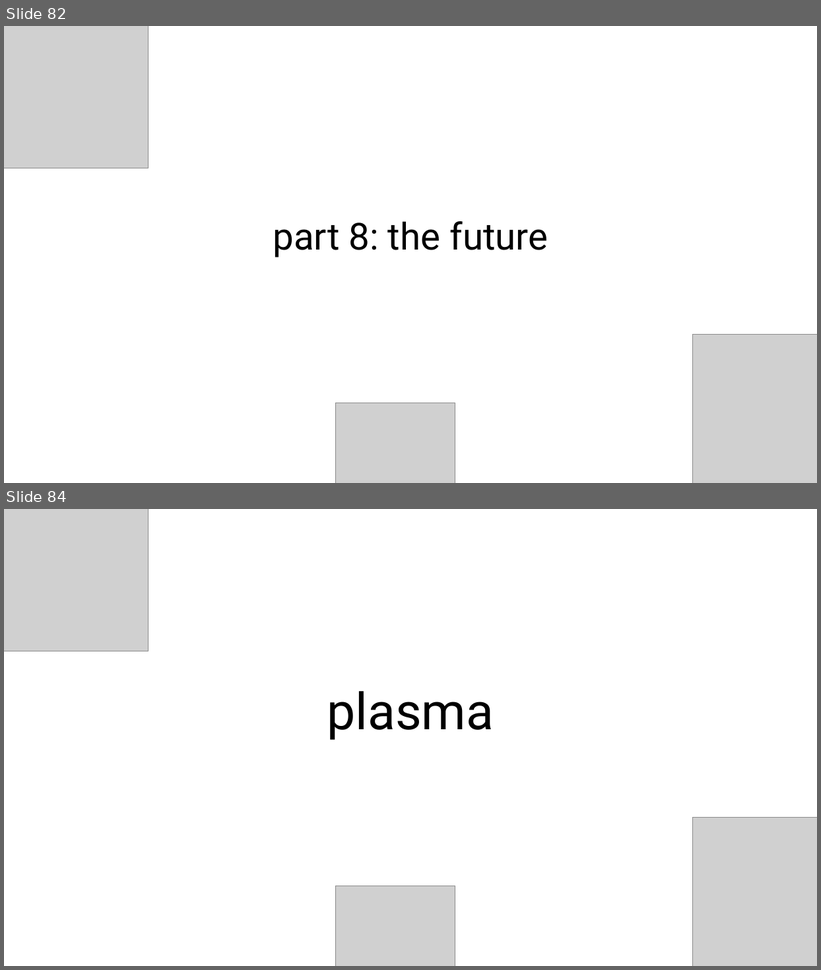
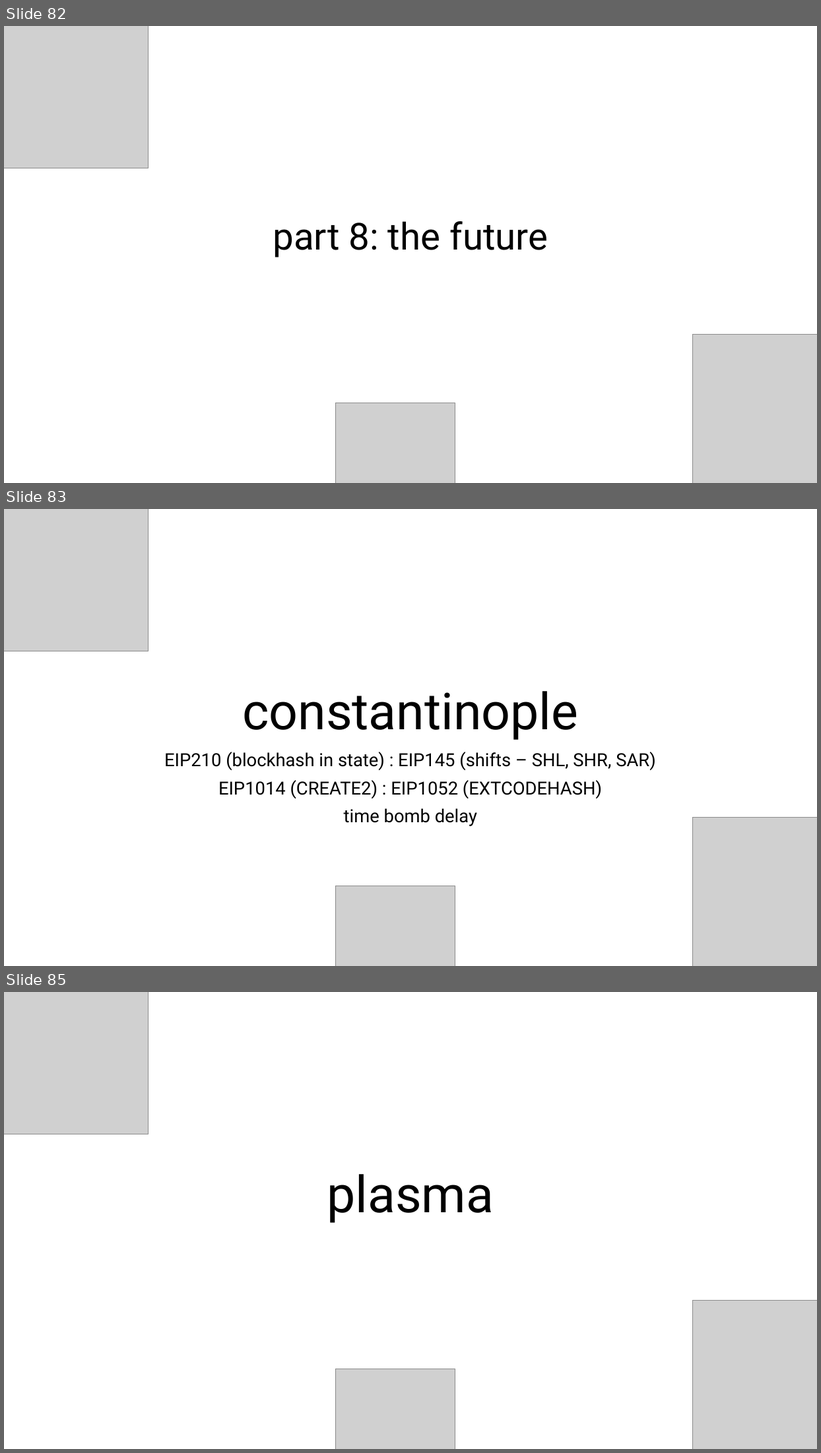
Before and after one commit to StateProof/nethermind, a slide deck: src/Nethermind/Workshop.pptx. Shown one above the other, each under a label of ours: slides 82 and 84 before the commit, slides 82, 83 and 85 after it; the slides between them are not shown. The pictures are 821x970 and 821x1453 pixels, drawn with LibreOffice and Linux fonts; fonts in the diff are those of the drawing; grey boxes stand for pictures. Boxes give left, top, right and bottom in pixels: in the first picture for what was removed or moved away, otherwise in the second. Text is boxed around its words. In the diff, an @@ line names an element or a change of style, - is before the commit and + after.

Commit message:
constantinople

```diff
--- a/src/Nethermind/Workshop.pptx
+++ b/src/Nethermind/Workshop.pptx
@@ slide 83 added at bbox=[4, 509, 817, 966], background #FFFFFF @@
@@ picture added at bbox=[4, 509, 148, 652] @@
@@ title added at bbox=[242, 691, 578, 740], 90 pt, text #000000 @@
+constantinople
@@ subtitle added at bbox=[164, 752, 656, 826], 32 pt, text #000000 @@
+EIP210 (blockhash in state) : EIP145 (shifts – SHL, SHR, SAR)
+EIP1014 (CREATE2) : EIP1052 (EXTCODEHASH)
+time bomb delay
@@ picture added at bbox=[692, 818, 817, 966] @@
@@ picture added at bbox=[335, 887, 455, 966] @@
@@ what was slide 84 is now slide 85 @@
```
Also in this commit, not shown: 10 slides changed, 1 other slide added, 1 slide removed.
